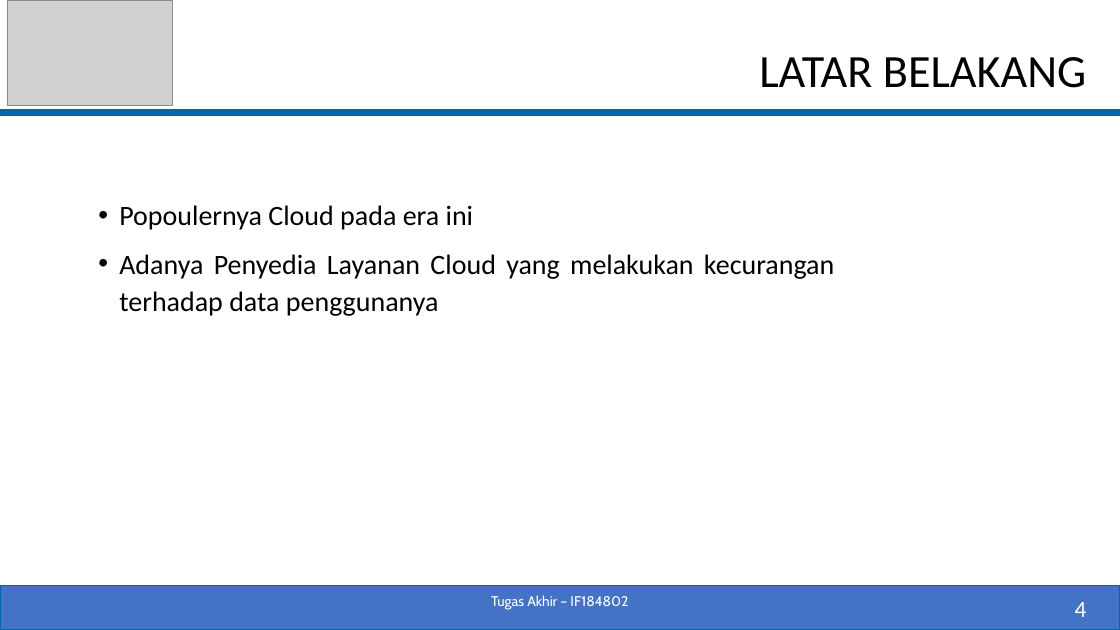
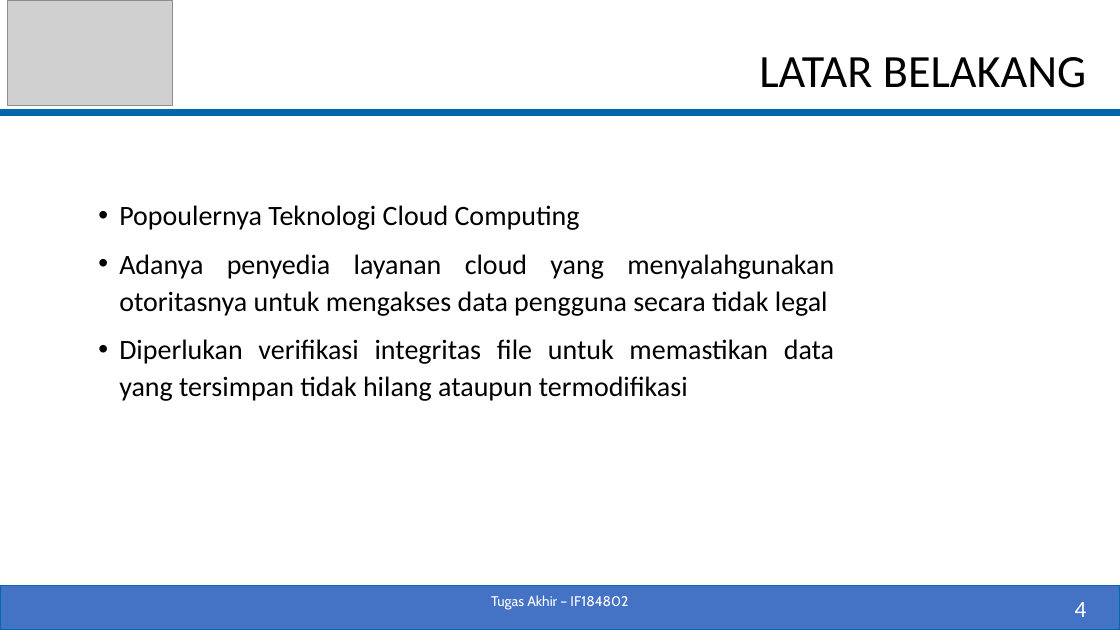
Before and after one commit to fajrisalam/Tugas-Akhir, a slide deck: slide 4 of dokumen/PPT_SIDANG [Autosaved].pptx. Drawn at 1120x630 pixels with LibreOffice and Linux fonts; fonts in the diff are those of the drawing; grey boxes stand for pictures. Boxes give left, top, right and bottom in pixels: in the first picture for what was removed or moved away, otherwise in the second. Text is boxed around its words. In the diff, an @@ line names an element or a change of style, - is before the commit and + after.

```diff
--- a/dokumen/PPT_SIDANG [Autosaved].pptx
+++ b/dokumen/PPT_SIDANG [Autosaved].pptx
@@ text at bbox=[119, 205, 834, 401]: text changed @@
-• Popoulernya Cloud pada era ini
-• Adanya Penyedia Layanan Cloud yang melakukan kecurangan terhadap data penggunanya
+• Popoulernya Teknologi Cloud Computing
+• Adanya penyedia layanan cloud yang menyalahgunakan otoritasnya untuk mengakses data pengguna secara tidak legal
+• Diperlukan verifikasi integritas file untuk memastikan data yang tersimpan tidak hilang ataupun termodifikasi
```
Also in this commit, not shown: 1 other slide changed, 15 other files.
